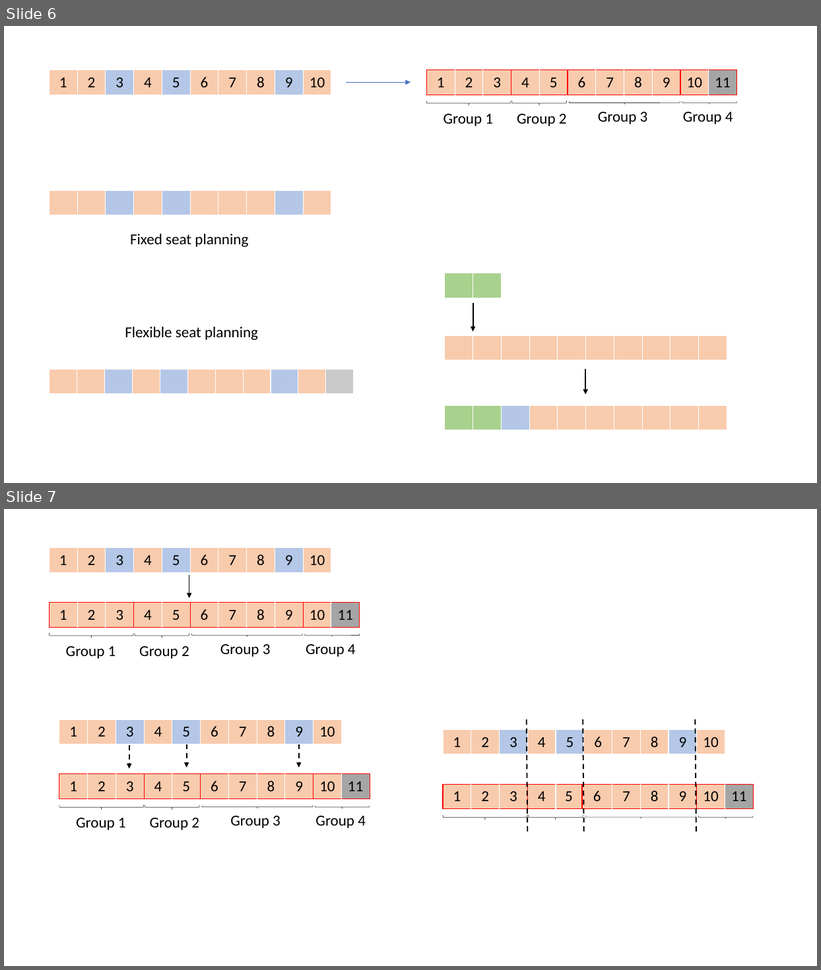
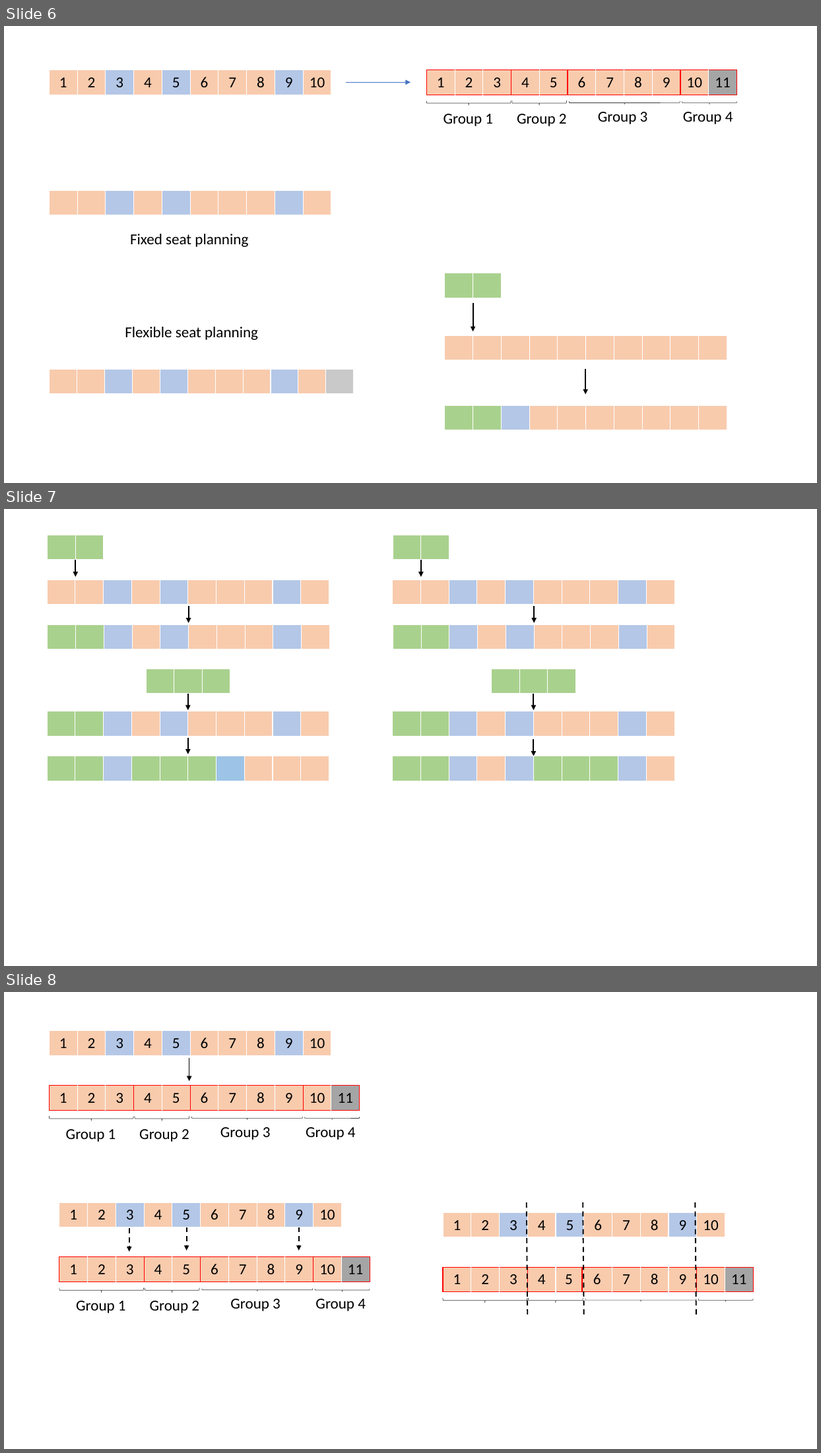
Before and after one commit to Dis-count/HKUST_TOPIC, a slide deck: Dissertation/Beamer/test.pptx. Shown one above the other, each under a label of ours: slides 6 and 7 before the commit, slides 6, 7 and 8 after it. The pictures are 821x970 and 821x1453 pixels, drawn with LibreOffice and Linux fonts; fonts in the diff are those of the drawing. Boxes give left, top, right and bottom in pixels: in the first picture for what was removed or moved away, otherwise in the second. Text is boxed around its words. In the diff, an @@ line names an element or a change of style, - is before the commit and + after.

```diff
--- a/Dissertation/Beamer/test.pptx
+++ b/Dissertation/Beamer/test.pptx
@@ slide 7 added at <box>4,509,817,966</box>, background #FFFFFF @@
@@ table added at <box>48,535,104,560</box>, 1 rows, 2 columns @@
+ | 
@@ table added at <box>393,535,450,560</box>, 1 rows, 2 columns @@
+ | 
@@ arrow added from (75, 560) to (75, 577), #000000 1.5 pt @@
@@ arrow added from (421, 560) to (421, 577), #000000 1.5 pt @@
@@ table added at <box>47,580,327,605</box>, 1 rows, 10 columns @@
+ |  |  |  |  |  |  |  |  | 
@@ table added at <box>393,580,673,605</box>, 1 rows, 10 columns @@
+ |  |  |  |  |  |  |  |  | 
@@ arrow added from (189, 607) to (189, 623), #000000 1.5 pt @@
@@ arrow added from (534, 607) to (534, 623), #000000 1.5 pt @@
@@ table added at <box>48,625,328,650</box>, 1 rows, 10 columns @@
+ |  |  |  |  |  |  |  |  | 
@@ table added at <box>393,625,674,650</box>, 1 rows, 10 columns @@
+ |  |  |  |  |  |  |  |  | 
@@ table added at <box>146,669,230,694</box>, 1 rows, 3 columns @@
+ |  | 
@@ table added at <box>491,669,576,694</box>, 1 rows, 3 columns @@
+ |  | 
@@ arrow added from (188, 694) to (188, 710), #000000 1.5 pt @@
@@ arrow added from (533, 694) to (533, 710), #000000 1.5 pt @@
@@ table added at <box>47,712,327,737</box>, 1 rows, 10 columns @@
+ |  |  |  |  |  |  |  |  | 
@@ table added at <box>393,712,673,737</box>, 1 rows, 10 columns @@
+ |  |  |  |  |  |  |  |  | 
@@ arrow added from (188, 738) to (188, 755), #000000 1.5 pt @@
@@ arrow added from (533, 739) to (533, 757), #000000 1.5 pt @@
@@ table added at <box>47,757,327,782</box>, 1 rows, 10 columns @@
+ |  |  |  |  |  |  |  |  | 
@@ table added at <box>393,757,673,782</box>, 1 rows, 10 columns @@
+ |  |  |  |  |  |  |  |  | 
@@ what was slide 7 is now slide 8 @@
```
Also in this commit, not shown: 30 other files.
